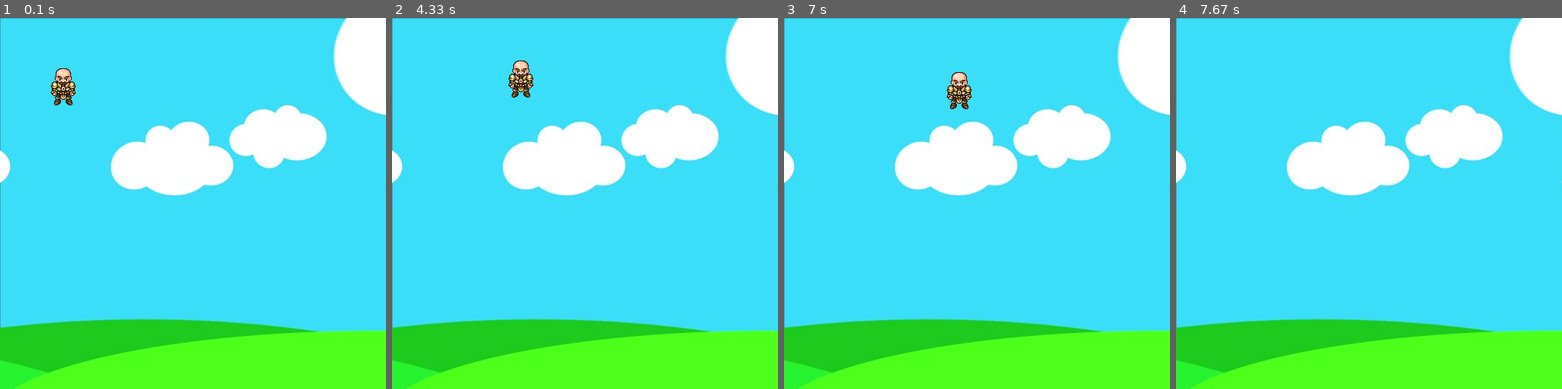
Above: before the commit, frames 1-4 (left to right).
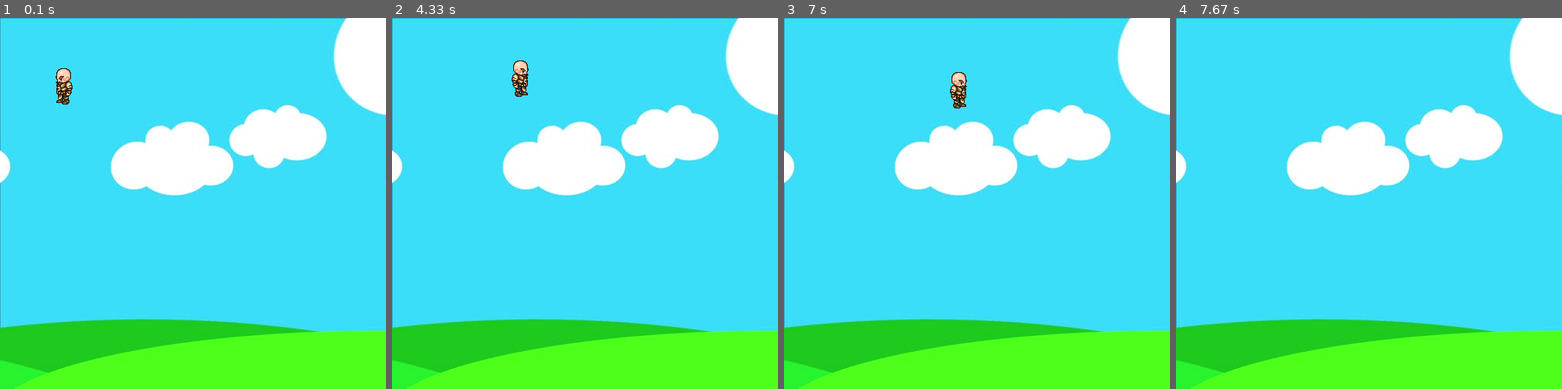
Above: after the commit, the same moments.

Repository: massgiu/PyGameApplication
Game: pygame game, started from src/Main.py
Same seed, same stepped clock (60 frames per second), same inputs: the game is played once before the commit and once after it.
Inputs:
- Up to frame 1 (0.1 s): no input
- Up to frame 2 (4.33 s): hold Right 0.33-0.8 s; hold Up 0.83-1.13 s; tap Space at 0.9, 1.23, 1.53, 1.73, 2.03, 2.3, 2.63, 2.93, 3.47, 3.77, 4.13 s; hold Right 1.17-1.63 s; hold Left 1.67-2.2 s; hold Down 2.23-2.53 s; hold Left 2.57-2.97 s; hold Right 3.4-4.03 s; hold Down from 4.07 s (still down)
- Up to frame 3 (7 s): release Down at 4.43 s; hold Left 4.47-4.93 s; tap Space at 4.53, 4.83, 5.03, 5.33, 5.53, 5.87, 6.17, 6.93 s; hold Right 4.97-5.43 s; hold Up 5.47-5.77 s; hold Right 5.8-6.27 s; hold Down from 6.87 s (still down)
- Up to frame 4 (7.67 s): release Down at 7.17 s; hold Left 7.2-7.6 s; tap Space at 7.27, 7.57 s; hold Up from 7.63 s (still down)

The runs differ from the first frame. In frame 1, 0.4% of the frame differs, in the area x 13-20%, y 13-24%; in frame 2, 0.4%; in frame 3, 0.4%; in frame 4, nothing differs.

Commit message:
Modified position of player: or is on the left side or in the right

Diff:
--- a/src/Player.py
+++ b/src/Player.py
@@ -15,6 +15,7 @@
         self.run = True
         self.right = False
         self.left = False
+        self.isWalking = False
         self.walkCount = 0
         self.jumpCount = Utils.initCount
 
@@ -23,33 +24,39 @@
         if self.walkCount + 1 >= Utils.clockTick:
             self.walkCount = 0
         # we need to select in the array walkLeft e walkRight the index
-        if self.left:  # facing left
-            win.blit(self.utils.walkLeft[self.walkCount // int(Utils.clockTick / len(Utils.img_list))],
-                     (self.init_x, self.init_y))  # We integer divide walkCount by 3 to ensure each
-            self.walkCount += 1  # image is shown 3 times every animation
-        elif self.right:  # facing right
-            win.blit(self.utils.walkRight[self.walkCount // int(Utils.clockTick / len(Utils.img_list))],
-                     (self.init_x, self.init_y))
+        if  (self.isWalking):
+            if self.left:  # facing left
+                win.blit(self.utils.walkLeft[self.walkCount // int(Utils.clockTick / len(Utils.img_list))],
+                         (self.init_x, self.init_y))  # We integer divide walkCount by a k(Utils.clockTick / len(Utils.img_list)) to ensure each
+                                                    # image is shown k times every animation
+            elif self.right:  # facing right
+                win.blit(self.utils.walkRight[self.walkCount // int(Utils.clockTick / len(Utils.img_list))],
+                         (self.init_x, self.init_y))
             self.walkCount += 1
+        #if it's not walking, loads first image
         else:
-            win.blit(Utils.char, (self.init_x, self.init_y))  # If the character is standing still
+            if self.right: #if is turned on right
+                win.blit(self.utils.walkRight[0], (self.init_x, self.init_y))  # If the character is standing still
+            else: #if is turned on left
+                win.blit(self.utils.walkLeft[0], (self.init_x, self.init_y))
         # pygame.draw.rect(win, (255, 0, 0), (init_x, init_y, charact_width, charact_height))
         pygame.display.update()
 
     def goLeft(self):
-        self.init_x -= Utils.vel
+        self.init_x -= Utils.vel #decrement x
         self.left = True
         self.right = False
+        self.isWalking = True
 
     def goRight(self):
-        self.init_x += Utils.vel
+        self.init_x += Utils.vel #increment x
         self.left = False
         self.right = True
+        self.isWalking = True
 
     def isStopped(self):
-        self.left = False
-        self.right = False
         self.walkCount = 0
+        self.isWalking = False
 
     def stopJump(self):
         self.isJump = True
